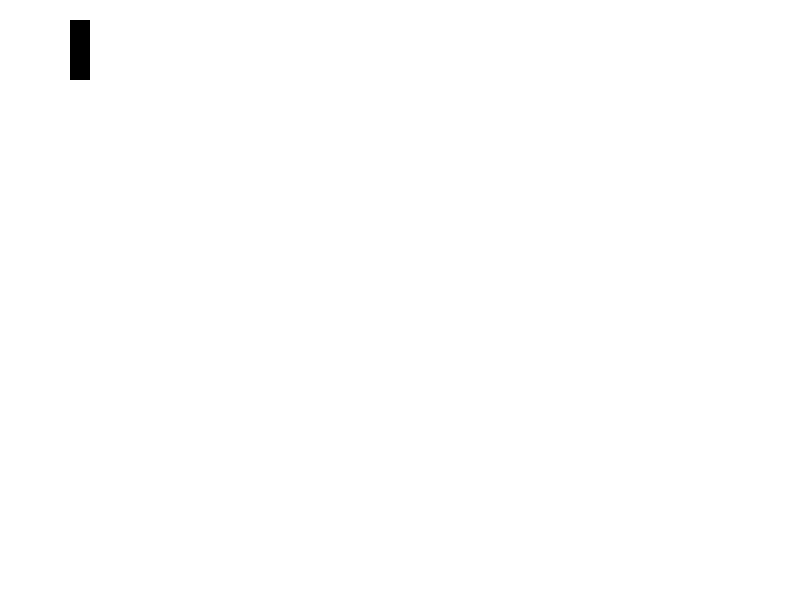
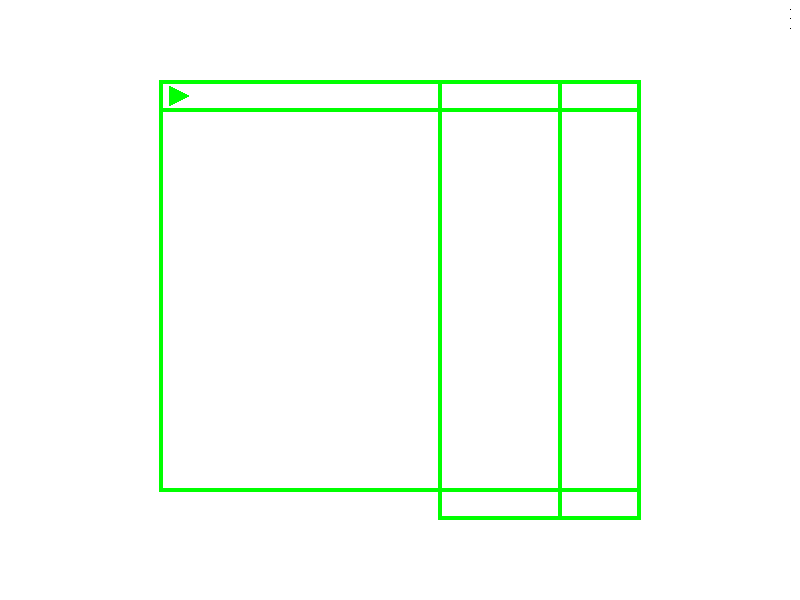
The second (800, 600) image is a revision of the first. Changes to its layers:
hid group "player" (1 layers) over [70, 20, 90, 80]
showed group "Maquette" (2 layers) over [159, 9, 791, 520]
added layer "arrowChoice" in group "Maquette" over [169, 86, 189, 106]
renamed "Copie de Arrière-plan" to "tradeScene", painted on it over [159, 9, 791, 520]
